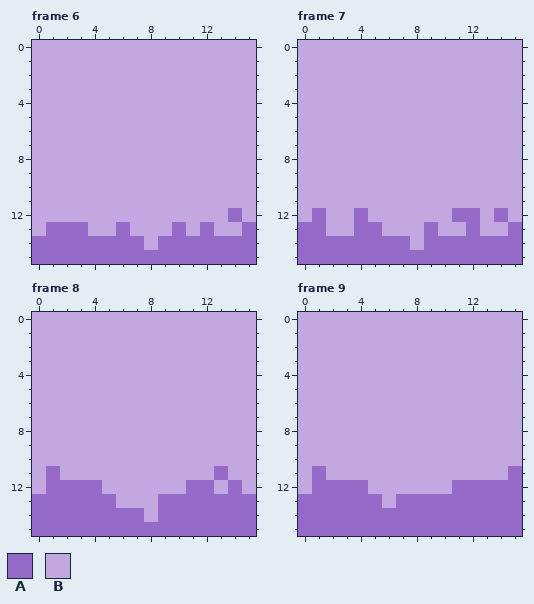
Pixel-art file, stored at Assets/Sprites/Player.aseprite. Above is the file before it was changed.
16x16 pixels, 32 frames. Shown: frame 6, frame 7, frame 8, frame 9. The commit also changed other frames, which this record leaves out.
Palette (. is transparent): A #9569c8  B #c3a7e1
Pixels before, frame 6, first column x 0:
 0 BBBBBBBBBBBBBBBB
 1 BBBBBBBBBBBBBBBB
 2 BBBBBBBBBBBBBBBB
 3 BBBBBBBBBBBBBBBB
 4 BBBBBBBBBBBBBBBB
 5 BBBBBBBBBBBBBBBB
 6 BBBBBBBBBBBBBBBB
 7 BBBBBBBBBBBBBBBB
 8 BBBBBBBBBBBBBBBB
 9 BBBBBBBBBBBBBBBB
10 BBBBBBBBBBBBBBBB
11 BBBBBBBBBBBBBBBB
12 BBBBBBBBBBBBBBAB
13 BAAABBABBBABABBA
14 AAAAAAAABAAAAAAA
15 AAAAAAAAAAAAAAAA
Pixels before, frame 7, first column x 0:
 0 BBBBBBBBBBBBBBBB
 1 BBBBBBBBBBBBBBBB
 2 BBBBBBBBBBBBBBBB
 3 BBBBBBBBBBBBBBBB
 4 BBBBBBBBBBBBBBBB
 5 BBBBBBBBBBBBBBBB
 6 BBBBBBBBBBBBBBBB
 7 BBBBBBBBBBBBBBBB
 8 BBBBBBBBBBBBBBBB
 9 BBBBBBBBBBBBBBBB
10 BBBBBBBBBBBBBBBB
11 BBBBBBBBBBBBBBBB
12 BABBABBBBBBAABAB
13 AABBAABBBABBABBA
14 AAAAAAAABAAAAAAA
15 AAAAAAAAAAAAAAAA
Pixels before, frame 8, first column x 0:
 0 BBBBBBBBBBBBBBBB
 1 BBBBBBBBBBBBBBBB
 2 BBBBBBBBBBBBBBBB
 3 BBBBBBBBBBBBBBBB
 4 BBBBBBBBBBBBBBBB
 5 BBBBBBBBBBBBBBBB
 6 BBBBBBBBBBBBBBBB
 7 BBBBBBBBBBBBBBBB
 8 BBBBBBBBBBBBBBBB
 9 BBBBBBBBBBBBBBBB
10 BBBBBBBBBBBBBBBB
11 BABBBBBBBBBBBABB
12 BAAAABBBBBBAABAB
13 AAAAAABBBAAAAAAA
14 AAAAAAAABAAAAAAA
15 AAAAAAAAAAAAAAAA
Pixels before, frame 9, first column x 0:
 0 BBBBBBBBBBBBBBBB
 1 BBBBBBBBBBBBBBBB
 2 BBBBBBBBBBBBBBBB
 3 BBBBBBBBBBBBBBBB
 4 BBBBBBBBBBBBBBBB
 5 BBBBBBBBBBBBBBBB
 6 BBBBBBBBBBBBBBBB
 7 BBBBBBBBBBBBBBBB
 8 BBBBBBBBBBBBBBBB
 9 BBBBBBBBBBBBBBBB
10 BBBBBBBBBBBBBBBB
11 BABBBBBBBBBBBBBA
12 BAAAABBBBBBAAAAA
13 AAAAAABAAAAAAAAA
14 AAAAAAAAAAAAAAAA
15 AAAAAAAAAAAAAAAA
New version:
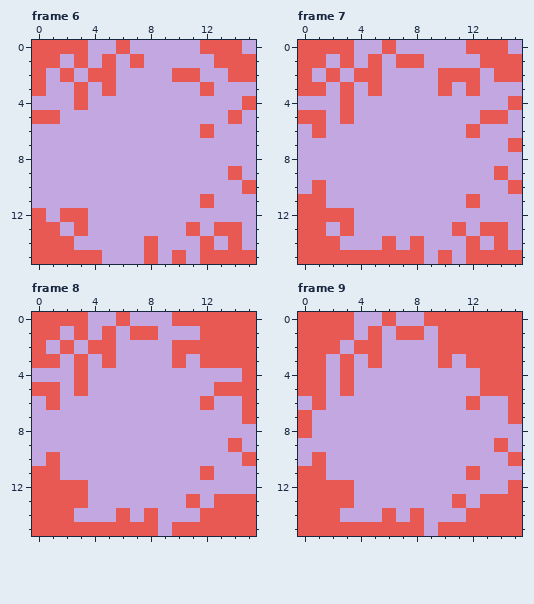
From old to new:
layer "Layer 1" now hidden
layer "Layer 2" added
colour A: #9569c8 -> #e75952
Changed rows in their new state; - is a pixel that keeps its letter.
Frame 6, layer "Layer 2":
first column x 0:
 0 AAAA--A-----AAA-
 1 AA-A-A-A-----AAA
 2 A-A-AA----AA--AA
 3 A--A-A------A---
 4 ---A-----------A
 5 AA------------A-
 6 ------------A---
 9 --------------A-
10 ---------------A
11 ------------A---
12 A-AA----------B-
13 A-B---B---BABAAB
14 ---BBBBBABBB-B-B
15 -----BBB-B-B----
Frame 7, layer "Layer 2":
first column x 0:
 0 AAAA--A-----AAA-
 1 AA-A-A-AA----AAA
 2 A-A-AA----AAA-AA
 3 AA-A-A----A-A---
 4 ---A-----------A
 5 AA-A---------AA-
 6 -A----------A---
 7 ---------------A
 9 --------------A-
10 -A-------------A
11 AA----------A---
12 A-AAB------BB-B-
13 ---ABB---B-ABAAB
14 ---BBB-BABBB-B-B
15 ---------B-B----
Frame 8, layer "Layer 2":
first column x 0:
 0 AAAA--A---AAAAAA
 1 AA-A-A-AA---AAAA
 2 A-A-AA----AAAAAA
 3 AA-A-A----A-AAAA
 4 ---A-----------A
 5 AA-A---------AAA
 6 -A----------A--A
 7 ---------------A
 9 --------------A-
10 -A-------------A
11 A-----------AB--
12 A---B------BB-B-
13 ----BB---BB-B---
14 ---BBB-BABBB----
15 ---------B------
Frame 9, layer "Layer 2":
first column x 0:
 0 AAAA--A--AAAAAAA
 1 AAAA-A-AA-AAAAAA
 2 AAA-AA----AAAAAA
 3 AA-A-A----A-AAAA
 4 AA-A---------AAA
 5 AA-A---------AAA
 6 -A----------A--A
 7 A--------------A
 8 A---------------
 9 --------------A-
10 -A-------------A
11 A-----------A--B
12 A---B------BBBB-
13 ----BB-BBBB-B---
14 ---BBB-B-BBB----
15 ---------B------
Where, in picture pixels (left, top, right, bottom), the same in both pictures:
changed: (32, 40, 256, 264)
changed: (298, 40, 522, 264)
changed: (32, 312, 256, 536)
changed: (298, 312, 522, 536)
